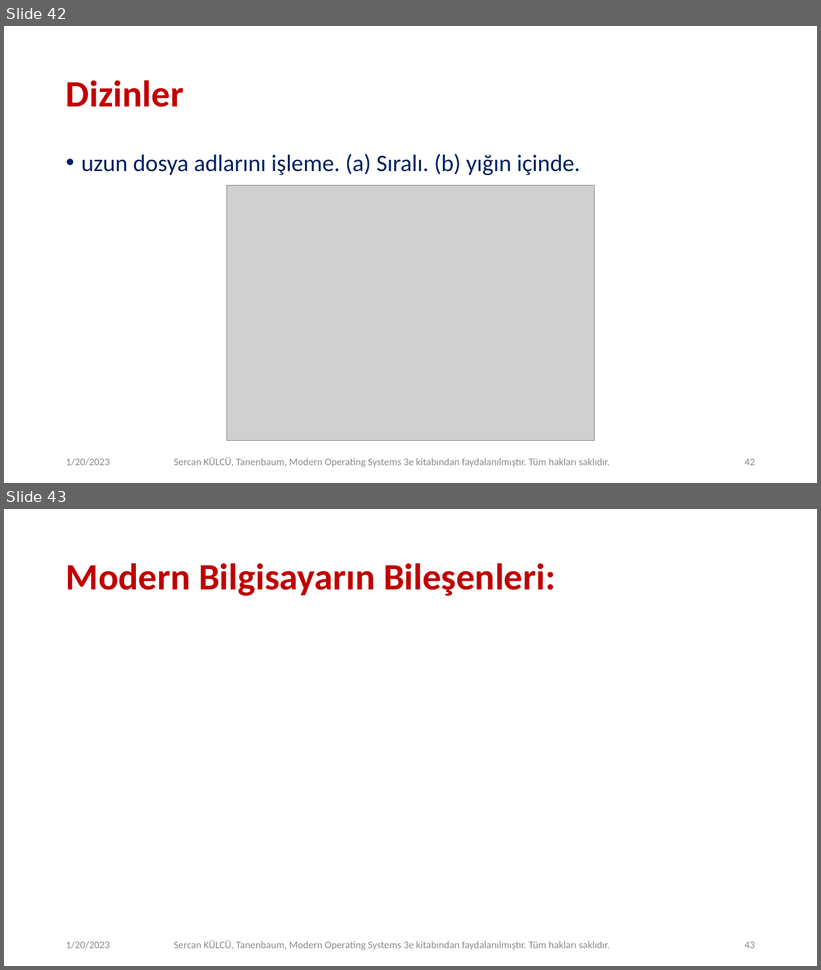
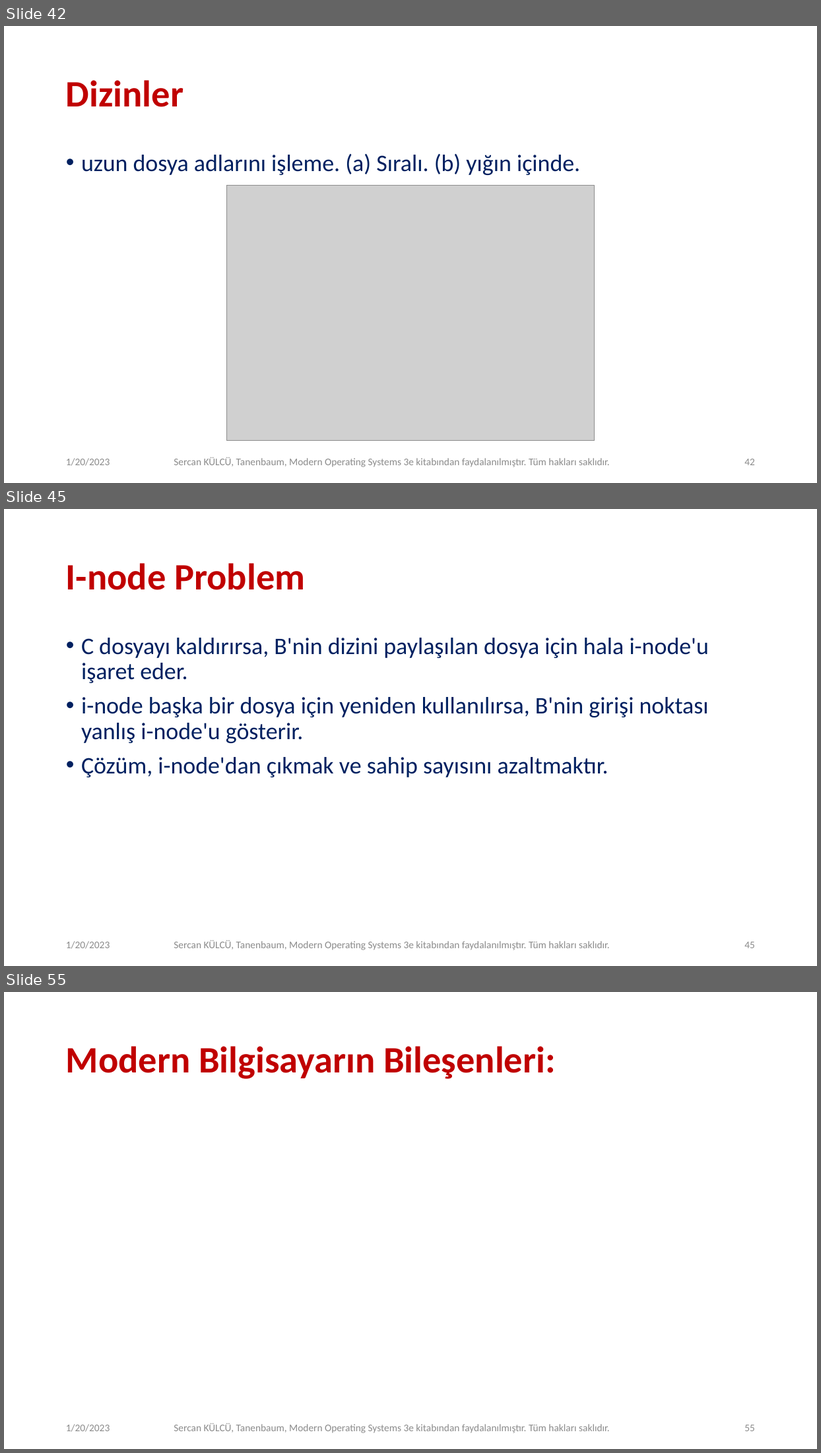
Before and after one commit to sercankulcu/sercankulcu.github.io, a slide deck: files/os/4_Bolum_4_Dosya.pptx. Shown one above the other, each under a label of ours: slides 42 and 43 before the commit, slides 42, 45 and 55 after it; the slides between them are not shown. The pictures are 821x970 and 821x1453 pixels, drawn with LibreOffice and Linux fonts; fonts in the diff are those of the drawing; grey boxes stand for pictures. Boxes give left, top, right and bottom in pixels: in the first picture for what was removed or moved away, otherwise in the second. Text is boxed around its words. In the diff, an @@ line names an element or a change of style, - is before the commit and + after.

```diff
--- a/files/os/4_Bolum_4_Dosya.pptx
+++ b/files/os/4_Bolum_4_Dosya.pptx
@@ slide 45 added at box(4, 509, 817, 966), background #FFFFFF @@
@@ title added at box(66, 563, 305, 590), 44 pt, text #C00000, bold @@
+I-node Problem
@@ text added at box(81, 638, 709, 778), 28 pt, text #002060 @@
+• C dosyayı kaldırırsa, B'nin dizini paylaşılan dosya için hala i-node'u işaret eder.
+• i-node başka bir dosya için yeniden kullanılırsa, B'nin girişi noktası yanlış i-node'u gösterir.
+• Çözüm, i-node'dan çıkmak ve sahip sayısını azaltmaktır.
@@ text added at box(66, 941, 110, 949), 12 pt, text #8C8C8C @@
+1/20/2023
@@ text added at box(174, 941, 610, 951), 12 pt, text #8C8C8C @@
+Sercan KÜLCÜ, Tanenbaum, Modern Operating Systems 3e kitabından faydalanılmıştır. Tüm hakları saklıdır.
@@ page number added at box(745, 942, 755, 949), 12 pt, text #8C8C8C @@
+45
@@ what was slide 43 is now slide 55 @@
@@ page number at box(745, 1425, 755, 1432): text changed @@
-43
+55
```
Also in this commit, not shown: 34 other slides added, 1 other file.
